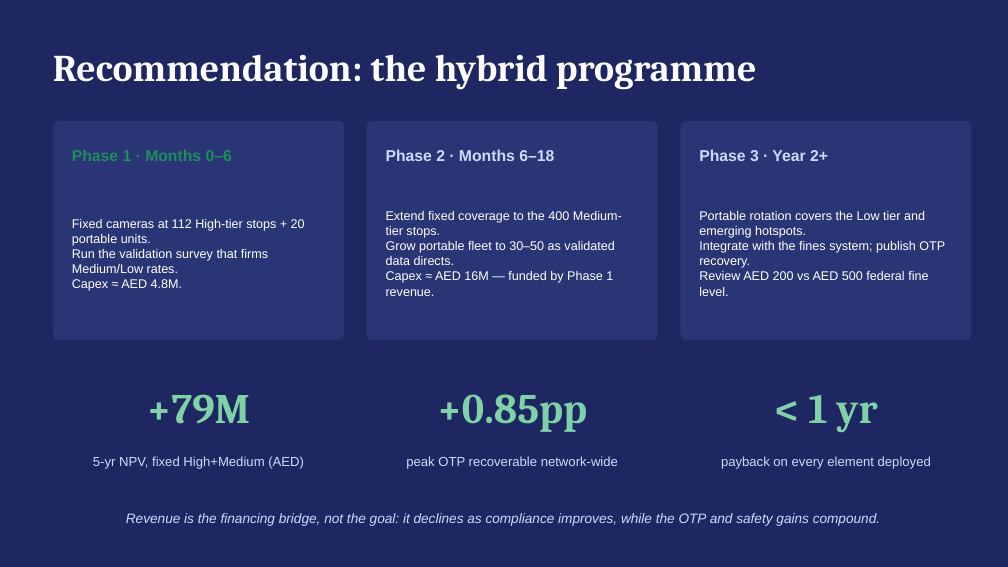
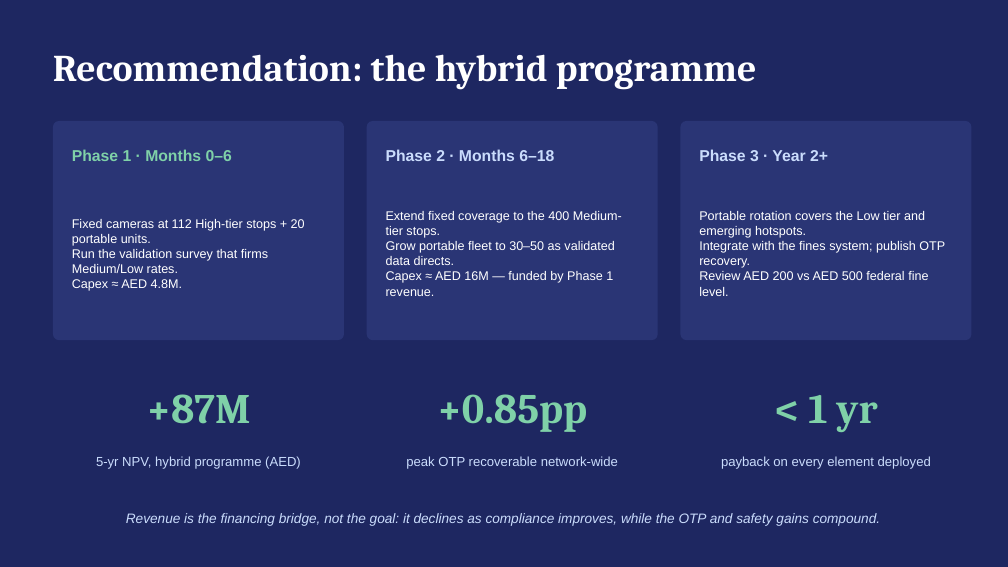
Before and after one commit to reghuae/gtfslatest, a slide deck: slide 12 of presentation/CEO_Bus_Stop_Enforcement.pptx (slide 9 before the commit). Drawn at 1008x567 pixels with LibreOffice and Linux fonts; fonts in the diff are those of the drawing. Boxes give left, top, right and bottom in pixels: in the first picture for what was removed or moved away, otherwise in the second. Text is boxed around its words. In the diff, an @@ line names an element or a change of style, - is before the commit and + after.

```diff
--- a/presentation/CEO_Bus_Stop_Enforcement.pptx
+++ b/presentation/CEO_Bus_Stop_Enforcement.pptx
@@ text "Phase 1 · Months 0–6" at box(72, 149, 232, 161): text colour #1E8E5A to #7FD1A8 @@
@@ text at box(146, 394, 250, 424): text changed @@
-+79M
++87M
@@ text at box(96, 456, 301, 469): text changed @@
-5-yr NPV, fixed High+Medium (AED)
+5-yr NPV, hybrid programme (AED)
```
Also in this commit, not shown: 6 other slides changed, 4 slides added, 1 slide removed, 1 other file.
